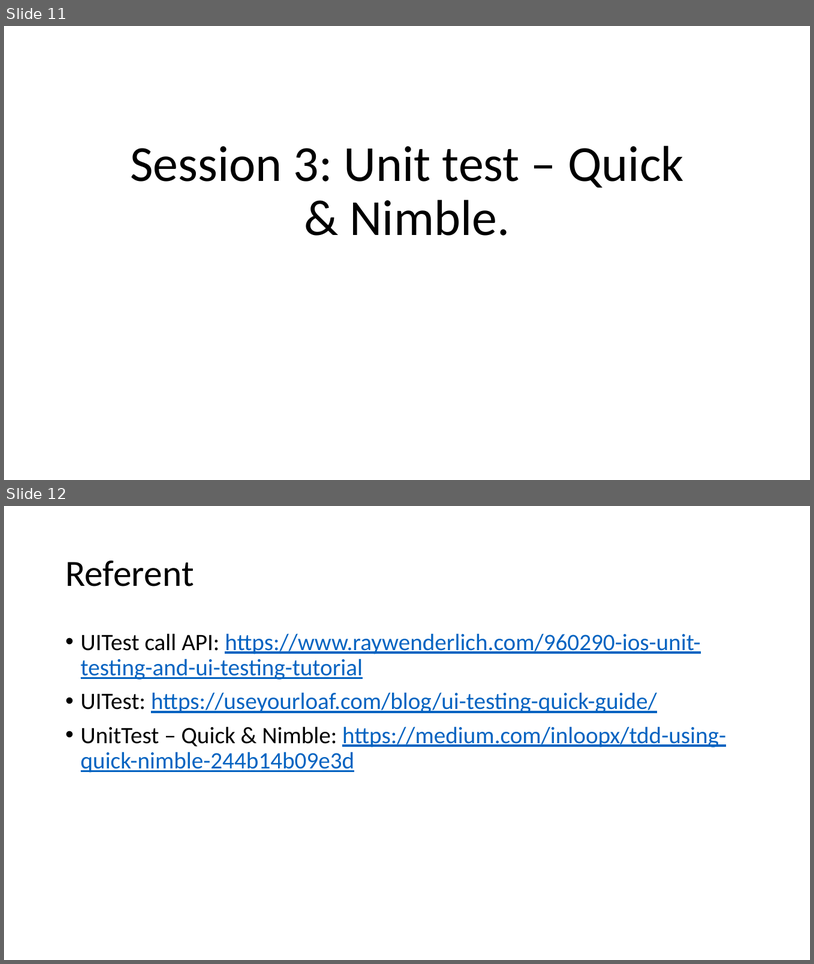
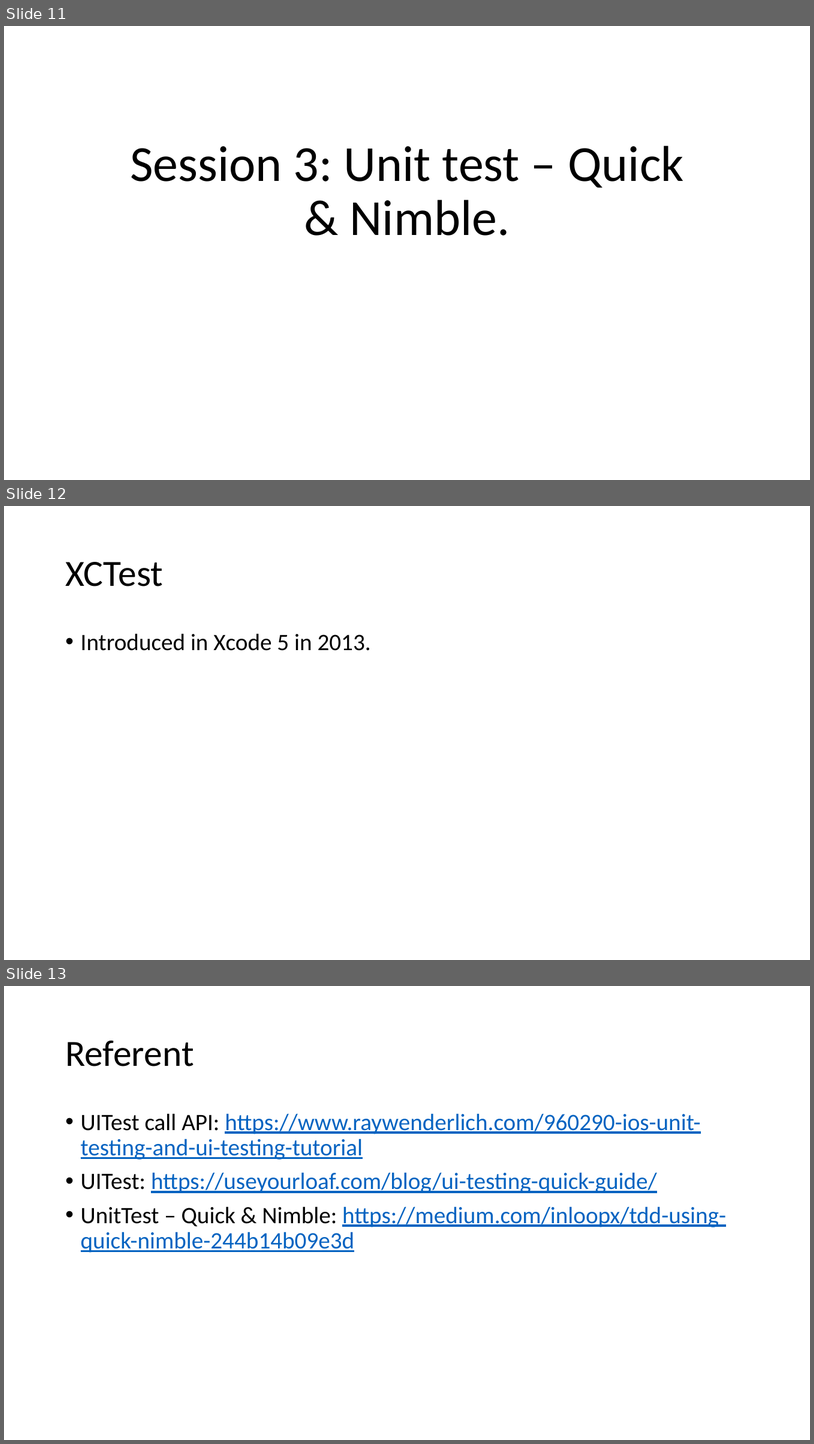
Before and after one commit to vfa-cancc/simpleapp, a slide deck: document/VFA-iOS-testing.pptx. Shown one above the other, each under a label of ours: slides 11 and 12 before the commit, slides 11, 12 and 13 after it. The pictures are 814x964 and 814x1444 pixels, drawn with LibreOffice and Linux fonts; fonts in the diff are those of the drawing. Boxes give left, top, right and bottom in pixels: in the first picture for what was removed or moved away, otherwise in the second. Text is boxed around its words. In the diff, an @@ line names an element or a change of style, - is before the commit and + after.

```diff
--- a/document/VFA-iOS-testing.pptx
+++ b/document/VFA-iOS-testing.pptx
@@ slide 12 added at (4, 506, 810, 960), background #FFFFFF @@
@@ title added at (65, 562, 163, 586), 44 pt, text #000000 @@
+XCTest
@@ text added at (81, 633, 371, 651), 28 pt, text #000000 @@
+• Introduced in Xcode 5 in 2013.
@@ what was slide 12 is now slide 13 @@
```
Also in this commit, not shown: 1 slide changed, 6 other files.
